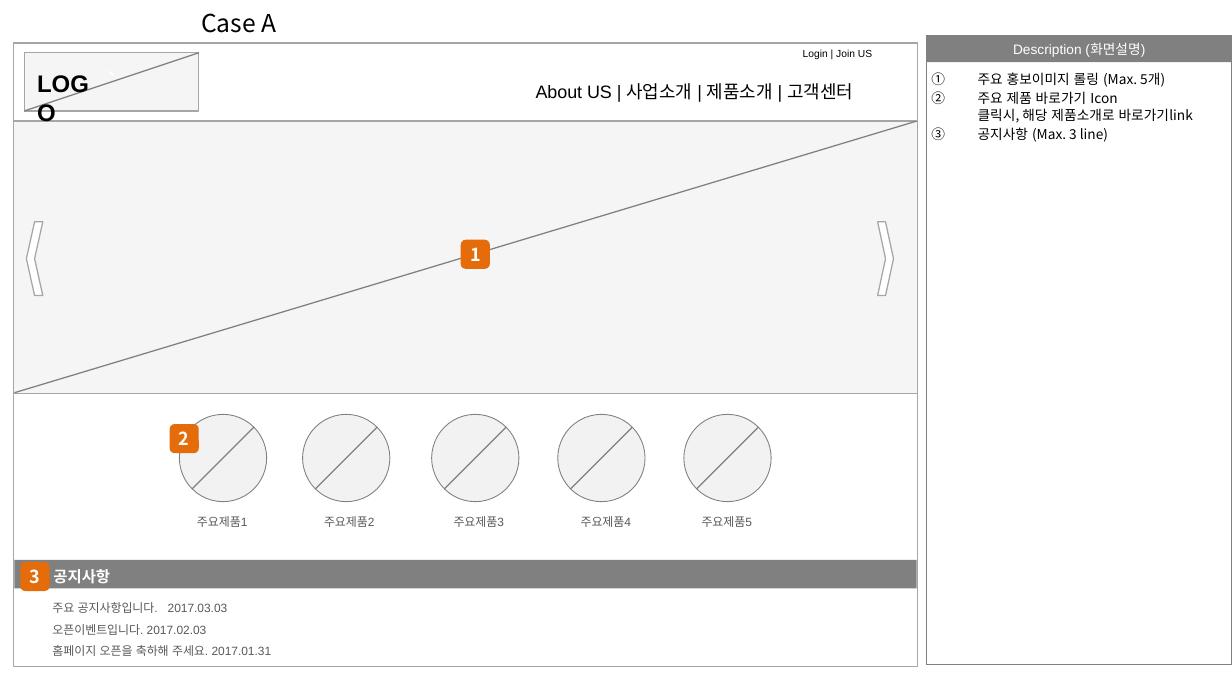
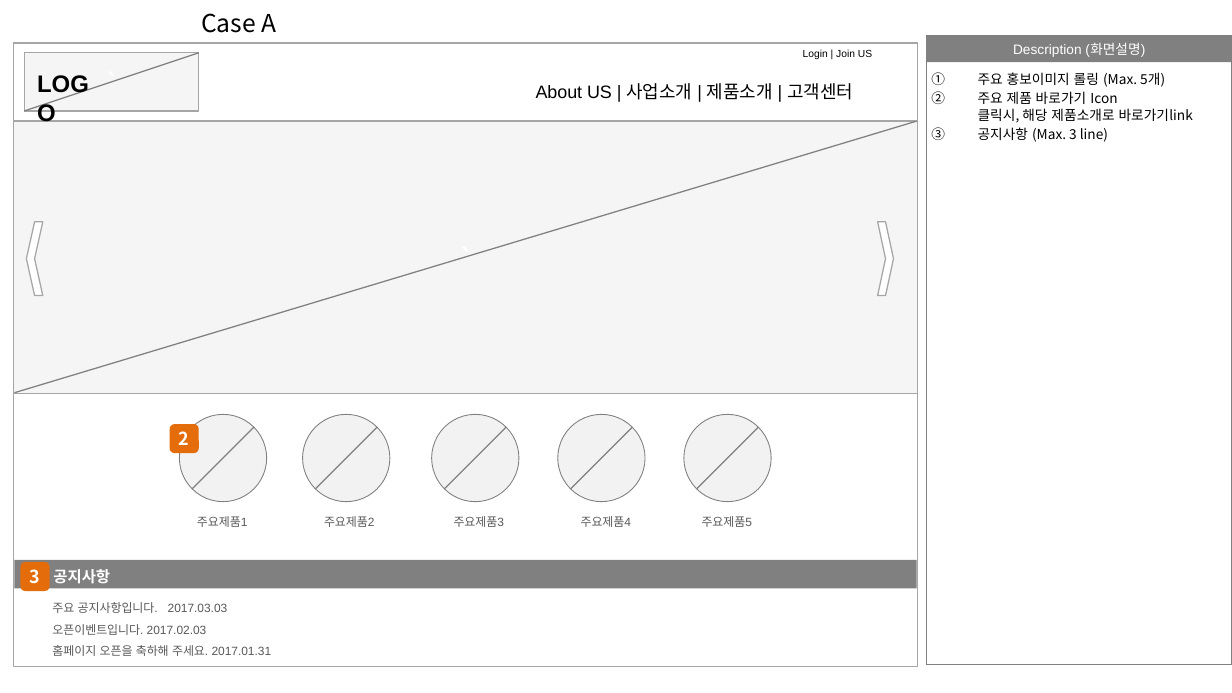
Before and after one commit to moim5/moida-general, a slide deck: slide 5 of documents/storyBoard/JuHyenjun/jhj_Story_Board.pptx (slide 2 before the commit). Drawn at 1232x693 pixels with LibreOffice and Linux fonts; fonts in the diff are those of the drawing. Boxes give left, top, right and bottom in pixels: in the first picture for what was removed or moved away, otherwise in the second. Text is boxed around its words. In the diff, an @@ line names an element or a change of style, - is before the commit and + after.

```diff
--- a/documents/storyBoard/JuHyenjun/jhj_Story_Board.pptx
+++ b/documents/storyBoard/JuHyenjun/jhj_Story_Board.pptx
@@ rounded rectangle removed at (461, 240, 490, 270) @@
-1
```
Also in this commit, not shown: 1 other slide changed, 3 slides added.
